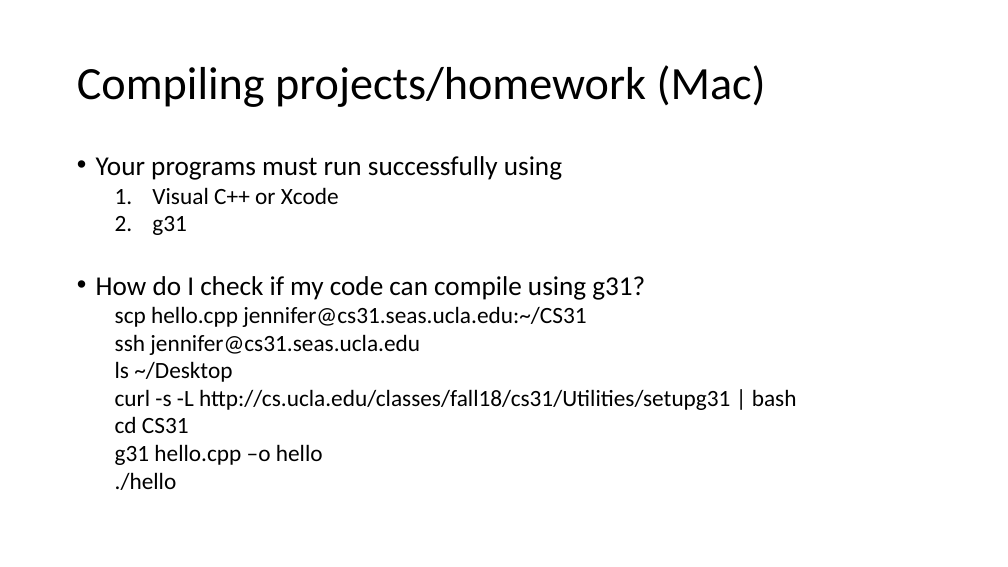
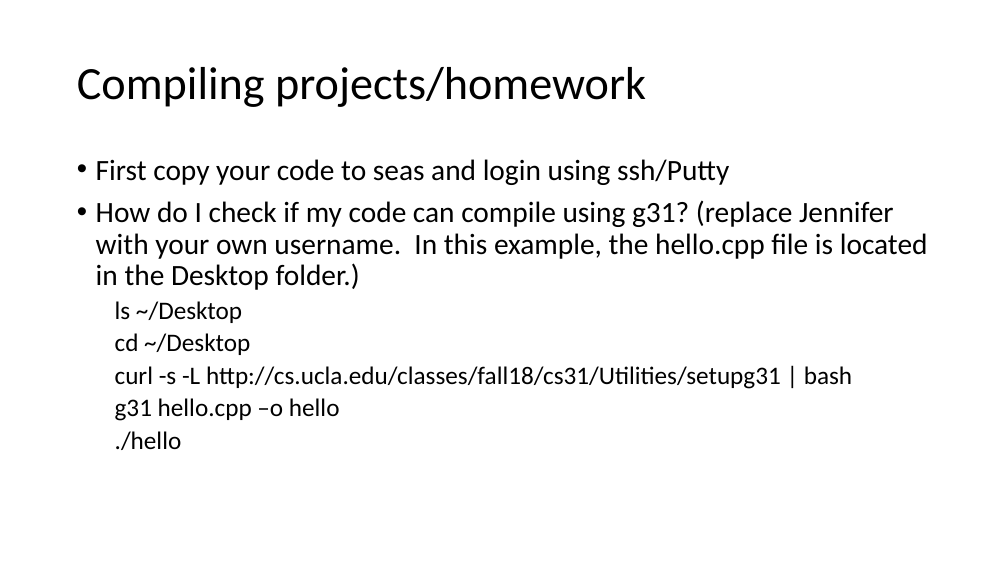
Before and after one commit to jzou1115/CS31_code, a slide deck: slide 8 of week1/week1_JZ.pptx (slide 6 before the commit). Drawn at 1008x567 pixels with LibreOffice and Linux fonts; fonts in the diff are those of the drawing. Boxes give left, top, right and bottom in pixels: in the first picture for what was removed or moved away, otherwise in the second. Text is boxed around its words. In the diff, an @@ line names an element or a change of style, - is before the commit and + after.

Commit message:
updated slides to include issues that came up in discussion: spoofing, doubles not floats, remote desktop

```diff
--- a/week1/week1_JZ.pptx
+++ b/week1/week1_JZ.pptx
@@ title at box(77, 67, 646, 107): text changed @@
-Compiling projects/homework (Mac)
+Compiling projects/homework
@@ text at box(96, 159, 928, 290): text changed; size 22.2 to 28 pt @@
-• Your programs must run successfully using
-  1. Visual C++ or Xcode
-  2. g31
-• How do I check if my code can compile using g31?
-  scp hello.cpp jennifer@cs31.seas.ucla.edu:~/CS31
-  ssh jennifer@cs31.seas.ucla.edu
+• First copy your code to seas and login using ssh/Putty
+• How do I check if my code can compile using g31? (replace Jennifer with your own username. In this example, the hello.cpp file is located in the Desktop folder.)
@@ text at box(115, 301, 852, 450): size 22.2 to 24 pt in "ls ~/Desktop", "curl -s -L http://cs.ucla.edu/classes/fall18/cs31/Utilities/ ...", "g31 hello.cpp –o hello", "./hello"; line spacing 0.8 to 0.9 @@
@@ text at box(115, 333, 250, 355): paragraph added @@
+  cd ~/Desktop
@@ text at box(115, 416, 189, 433): paragraph removed @@
-  cd CS31
```
Also in this commit, not shown: 5 other slides changed, 1 slide added, 1 slide removed, 11 other files.
